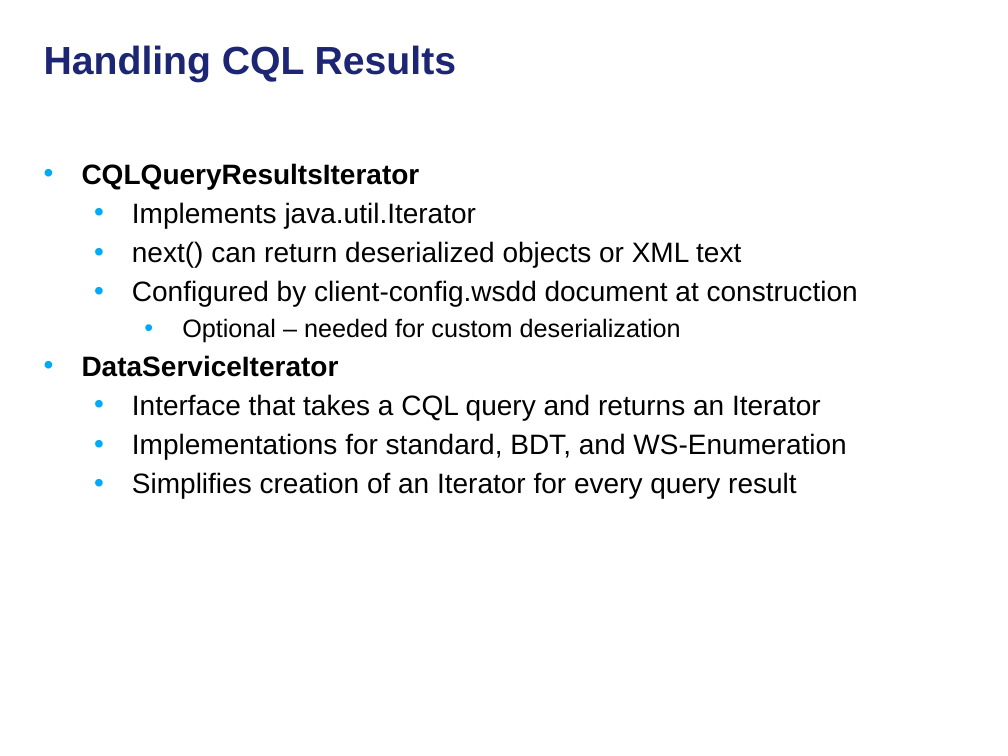
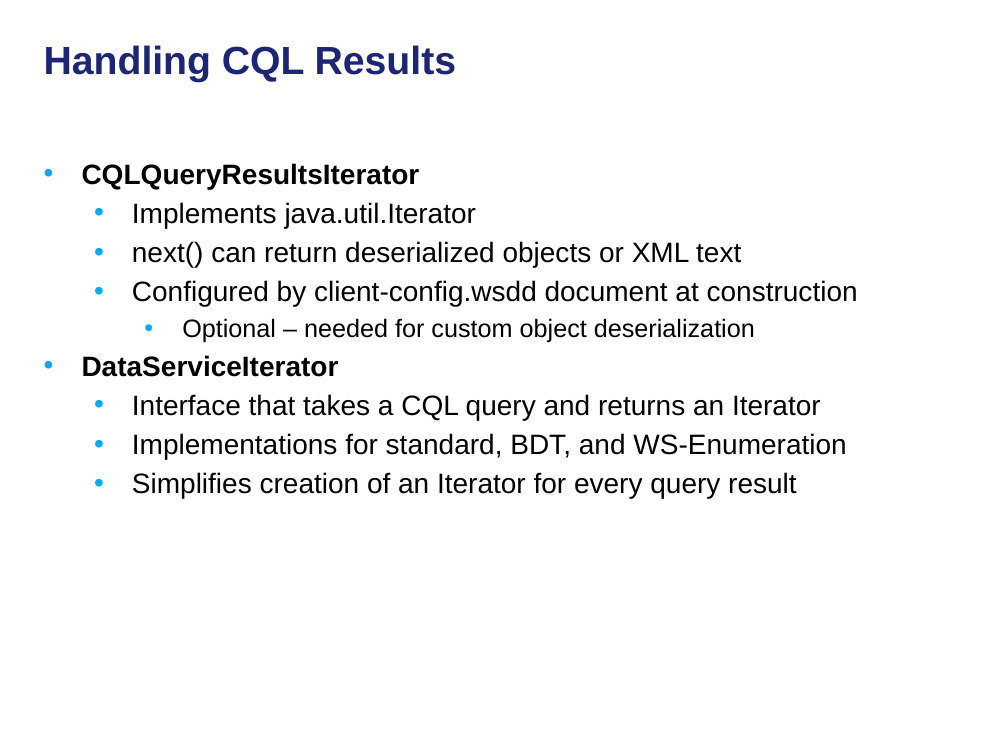
Before and after one commit to NCIP/cagrid-docs, a slide deck: slide 21 of presentations/200906_Novartis/caGrid Data Services.pptx. Drawn at 1008x756 pixels with LibreOffice and Linux fonts; fonts in the diff are those of the drawing; background and template pictures are left out. Boxes give left, top, right and bottom in pixels: in the first picture for what was removed or moved away, otherwise in the second. Text is boxed around its words. In the diff, an @@ line names an element or a change of style, - is before the commit and + after.

```diff
--- a/presentations/200906_Novartis/caGrid Data Services.pptx
+++ b/presentations/200906_Novartis/caGrid Data Services.pptx
@@ text at (182, 318, 755, 343): text changed @@
-    • Optional – needed for custom deserialization
+    • Optional – needed for custom object deserialization
```
Also in this commit, not shown: 5 other slides changed.
